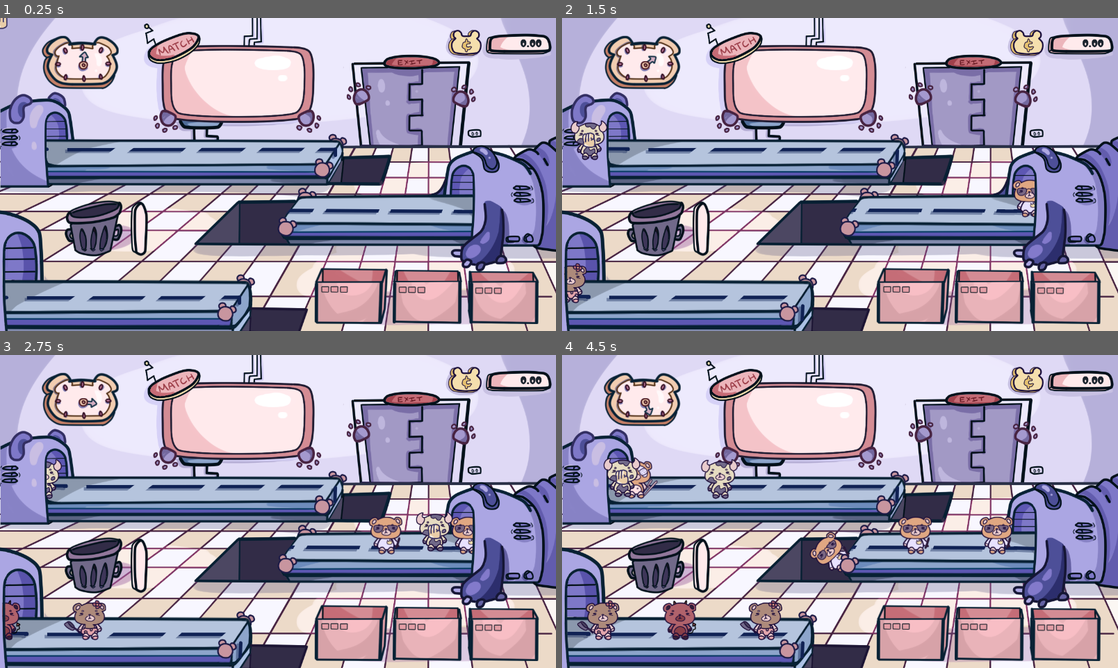
Above: before the commit, frames 1-4 (two rows, left to right).
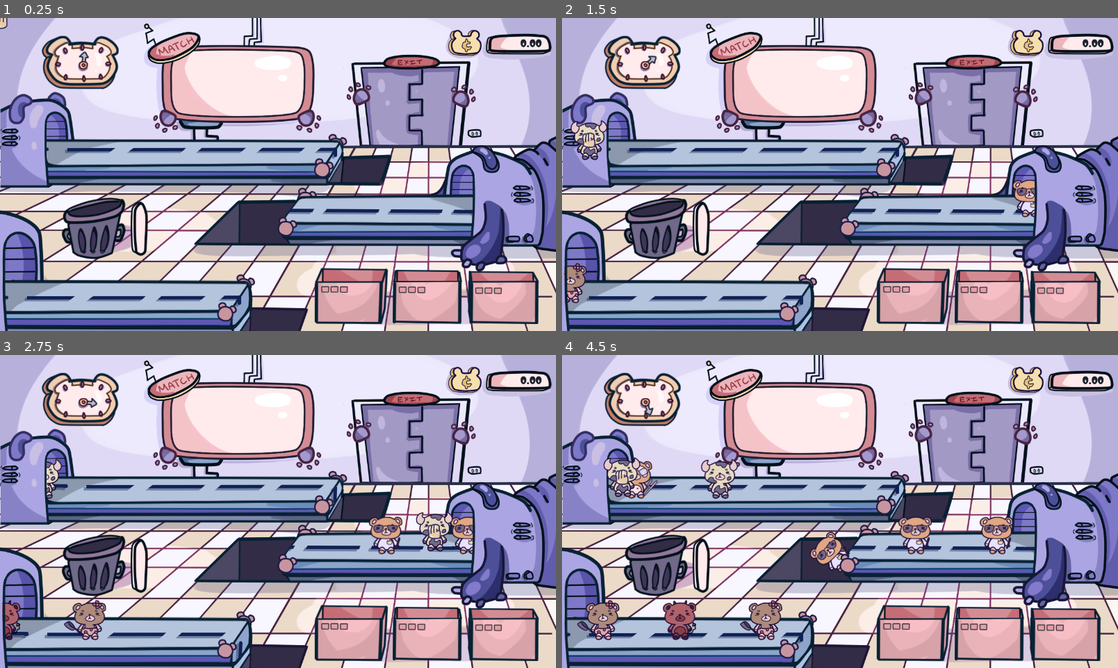
Above: after the commit, the same moments.

Repository: krasi070/GMTK-Game-Jam-2021
Game: Godot game, scene res://Main.tscn
Two runs of this game, one before a commit and one after it. Both use one fixed random seed, a clock stepped at 60 frames per second and the inputs below.
Inputs (mouse positions are in pixels of both pictures, inside the frame that each line leads up to):
- Up to frame 1 (0.25 s): no input
- Up to frame 2 (1.5 s): move the mouse to (656, 227) at 0.52 s; hold Space (next_level) 0.53-1.28 s; click (656, 227) at 0.67 s; move the mouse to (589, 140) at 1.27 s; tap R (replay) at 1.35 s; click (589, 140) at 1.42 s
- Up to frame 3 (2.75 s): move the mouse to (433, 530) at 2.02 s; hold Space (next_level) from 2.03 s (still down); click (433, 530) at 2.17 s
- Up to frame 4 (4.5 s): move the mouse to (1029, 530) at 2.77 s; release Space (next_level) at 2.78 s; tap R (replay) at 2.85, 4.35 s; click (1029, 530) at 2.92 s; move the mouse to (695, 617) at 3.52 s; hold Space (next_level) 3.53-4.28 s; click (695, 617) at 3.67 s; move the mouse to (623, 477) at 4.27 s; click (623, 477) at 4.42 s

The runs differ from the first frame. In frame 1, 1.0% of the frame differs, in the area x 11-24%, y 57-78%; in frame 2, 2.5%, in the area x 1-85%, y 41-98%; in frame 3, 1.0%; in frame 4, 2.3%.

Commit message:
Add polish to trash can interaction

Diff:
--- a/Bear-tter Together (Post-Jam Ver.)/Main.tscn
+++ b/Bear-tter Together (Post-Jam Ver.)/Main.tscn
@@ -69,7 +69,7 @@
 z_index = 1
 frames = SubResource( 1 )
 animation = "run"
-frame = 2
+frame = 1
 playing = true
 offset = Vector2( 0, 85 )
 
--- a/Bear-tter Together (Post-Jam Ver.)/scenes/TrashCan.tscn
+++ b/Bear-tter Together (Post-Jam Ver.)/scenes/TrashCan.tscn
@@ -1,7 +1,7 @@
-[gd_scene load_steps=10 format=2]
+[gd_scene load_steps=11 format=2]
 
 [ext_resource path="res://assets/sprites/bars/trash_can_bar_bg.png" type="Texture" id=1]
-[ext_resource path="res://assets/fonts/KosugiMaru-Regular.ttf" type="DynamicFontData" id=2]
+[ext_resource path="res://assets/fonts/Showcard Gothic Regular.ttf" type="DynamicFontData" id=2]
 [ext_resource path="res://scripts/TrashCan.gd" type="Script" id=3]
 [ext_resource path="res://assets/sprites/bars/trash_can_bar_fill.png" type="Texture" id=4]
 [ext_resource path="res://assets/sprites/can.png" type="Texture" id=5]
@@ -10,14 +10,14 @@
 extents = Vector2( 64.9438, 65.5158 )
 
 [sub_resource type="DynamicFont" id=2]
-size = 100
+size = 31
 font_data = ExtResource( 2 )
 
-[sub_resource type="Animation" id=4]
-resource_name = "emptying"
+[sub_resource type="Animation" id=5]
+resource_name = "empty_me"
 loop = true
 tracks/0/type = "value"
-tracks/0/path = NodePath("SpriteContainer:scale")
+tracks/0/path = NodePath("Label:custom_fonts/font:size")
 tracks/0/interp = 1
 tracks/0/loop_wrap = true
 tracks/0/imported = false
@@ -26,11 +26,50 @@
 "times": PoolRealArray( 0, 0.5, 1 ),
 "transitions": PoolRealArray( 1, 1, 1 ),
 "update": 0,
-"values": [ Vector2( 1, 1 ), Vector2( 1.1, 1.1 ), Vector2( 1, 1 ) ]
+"values": [ 28, 36, 28 ]
+}
+tracks/1/type = "value"
+tracks/1/path = NodePath("Label:align")
+tracks/1/interp = 1
+tracks/1/loop_wrap = true
+tracks/1/imported = false
+tracks/1/enabled = true
+tracks/1/keys = {
+"times": PoolRealArray( 0 ),
+"transitions": PoolRealArray( 1 ),
+"update": 1,
+"values": [ 1 ]
 }
 
 [sub_resource type="Animation" id=3]
-resource_name = "enlarge"
+resource_name = "emptying"
+length = 1.6
+tracks/0/type = "value"
+tracks/0/path = NodePath("SpriteContainer:scale")
+tracks/0/interp = 1
+tracks/0/loop_wrap = true
+tracks/0/imported = false
+tracks/0/enabled = true
+tracks/0/keys = {
+"times": PoolRealArray( 0, 0.2, 0.4, 0.6, 0.8, 1, 1.2, 1.4, 1.6 ),
+"transitions": PoolRealArray( 1, 1, 1, 1, 1, 1, 1, 1, 1 ),
+"update": 0,
+"values": [ Vector2( 1, 1 ), Vector2( 1.1, 1.1 ), Vector2( 1, 1 ), Vector2( 1.1, 1.1 ), Vector2( 1, 1 ), Vector2( 1.1, 1.1 ), Vector2( 1, 1 ), Vector2( 1.1, 1.1 ), Vector2( 1, 1 ) ]
+}
+tracks/1/type = "value"
+tracks/1/path = NodePath("Label:text")
+tracks/1/interp = 1
+tracks/1/loop_wrap = true
+tracks/1/imported = false
+tracks/1/enabled = true
+tracks/1/keys = {
+"times": PoolRealArray( 0, 0.4, 0.8, 1.2 ),
+"transitions": PoolRealArray( 1, 1, 1, 1 ),
+"update": 1,
+"values": [ "Emptying.", "Emptying..", "Emptying...", "Emptying" ]
+}
+
+[sub_resource type="Animation" id=4]
 tracks/0/type = "value"
 tracks/0/path = NodePath("SpriteContainer:scale")
 tracks/0/interp = 1
@@ -46,9 +85,11 @@
 
 [node name="TrashCan" type="Area2D"]
 script = ExtResource( 3 )
+limit = 3
 progress_depletion_speed = 2
 
 [node name="SpriteContainer" type="Node2D" parent="."]
+scale = Vector2( 1.1, 1.1 )
 
 [node name="Shadow" type="Sprite" parent="SpriteContainer"]
 position = Vector2( 42, 22 )
@@ -72,18 +113,16 @@
 shape = SubResource( 1 )
 
 [node name="Label" type="Label" parent="."]
-visible = false
-anchor_left = 0.5
-anchor_top = 0.5
-anchor_right = 0.5
-anchor_bottom = 0.5
-margin_left = -75.0
-margin_top = -50.5
-margin_right = 75.0
-margin_bottom = 50.5
+margin_left = -70.0
+margin_top = -106.0
+margin_right = 74.0
+margin_bottom = -69.0
 custom_fonts/font = SubResource( 2 )
-custom_colors/font_color = Color( 0, 0, 0, 1 )
-text = "0"
+custom_colors/font_color = Color( 0.694118, 0.388235, 0.423529, 1 )
+custom_colors/font_color_shadow = Color( 0.4, 0.219608, 0.384314, 1 )
+custom_constants/shadow_offset_x = 3
+custom_constants/shadow_offset_y = 3
+text = "Emptying"
 align = 1
 valign = 1
 __meta__ = {
@@ -105,6 +144,6 @@
 }
 
 [node name="Animation" type="AnimationPlayer" parent="."]
-playback_speed = 7.5
-anims/emptying = SubResource( 4 )
-anims/enlarge = SubResource( 3 )
+anims/empty_me = SubResource( 5 )
+anims/emptying = SubResource( 3 )
+anims/enlarge = SubResource( 4 )
--- a/Bear-tter Together (Post-Jam Ver.)/scripts/TrashCan.gd
+++ b/Bear-tter Together (Post-Jam Ver.)/scripts/TrashCan.gd
@@ -1,4 +1,11 @@
 extends Area2D
+
+const EMPTY_ME_TEXT := "Empty me!"
+const EMPTYING_ANIM := "emptying"
+const EMPTY_ME_ANIM := "empty_me"
+const ENLARGE_ANIM := "enlarge"
+const ENLARGE_ANIM_SPEED := 7.5
+const FONT_SIZE := 28
 
 export var limit := 5
 export var progress_depletion_speed := 10
@@ -16,10 +23,8 @@
 
 
 func _ready():
-	label.text = ""
-	progress_bar.max_value = limit
-	progress_bar.min_value = 0
-	progress_bar.value = 0
+	label.hide()
+	_set_progress_bar_init_values()
 	connect("mouse_entered", self, "_on_TrashCan_mouse_entered")
 	connect("mouse_exited", self, "_on_TrashCan_mouse_exited")
 	player.connect("item_dropped", self, "_on_TrashCan_item_dropped")
@@ -30,19 +35,36 @@
 			is_mouse_in and \
 			full and \
 			!player.has_item():
-		if !animation.is_playing():
-			animation.play("emptying", -1, 0.5)
-		progress_bar.value -= delta * progress_depletion_speed
-		counter = ceil(progress_bar.value)
-		label.text = String(counter)
-		if counter == 0:
-			_stop_animation()
-			full = false
+		_empty_can(delta)
 	elif full:
+		_cancel_empty_can()
+
+
+func _empty_can(delta) -> void:
+	if !animation.is_playing() or animation.current_animation != EMPTYING_ANIM:
 		_stop_animation()
-		progress_bar.value = limit
-		counter = ceil(progress_bar.value)
-		label.text = String(counter)
+		animation.play(EMPTYING_ANIM)
+	progress_bar.value -= delta * progress_depletion_speed
+	counter = ceil(progress_bar.value)
+	if counter == 0:
+		_stop_animation()
+		full = false
+		label.hide()
+
+
+func _cancel_empty_can() -> void:
+	if animation.current_animation != EMPTY_ME_ANIM:
+		_stop_animation()
+		label.text = EMPTY_ME_TEXT
+		animation.play(EMPTY_ME_ANIM)
+	progress_bar.value = limit
+	counter = limit
+
+
+func _set_progress_bar_init_values() -> void:
+	progress_bar.max_value = limit
+	progress_bar.min_value = 0
+	progress_bar.value = 0
 
 
 func _on_TrashCan_item_dropped(item) -> void:
@@ -50,14 +72,18 @@
 		counter += 1
 		full = counter == limit
 		progress_bar.value = counter
-		label.text = String(counter)
 		player.drop()
-		animation.play("enlarge")
+		animation.play(ENLARGE_ANIM, -1, ENLARGE_ANIM_SPEED)
+	if full:
+		label.text = EMPTY_ME_TEXT
+		label.show()
 
 
 func _stop_animation():
 	animation.stop()
 	sprite_container.scale = Vector2.ONE
+	label.get_font("font").size = FONT_SIZE
+	label.align = Label.ALIGN_LEFT
 
 
 func _on_TrashCan_mouse_entered() -> void:
